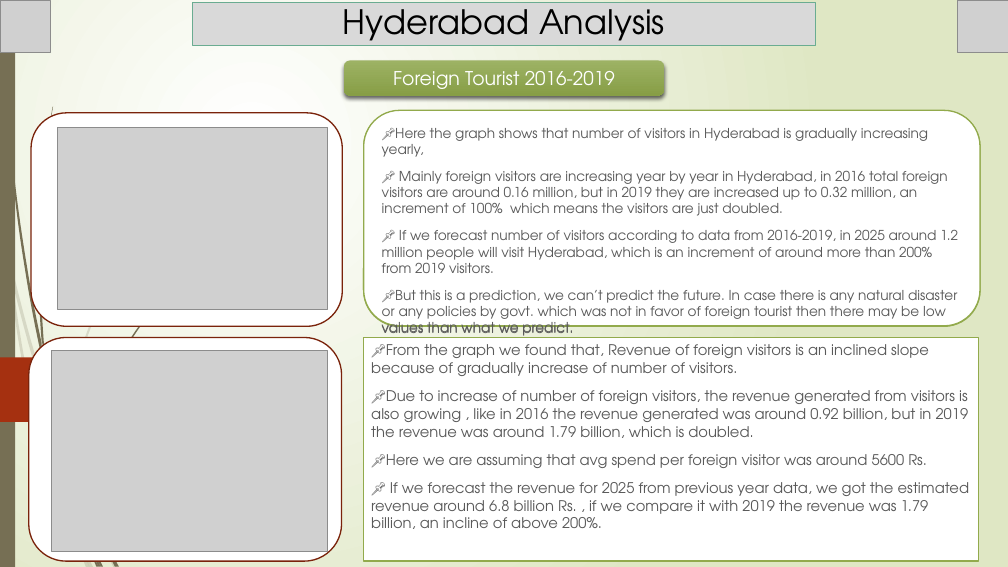
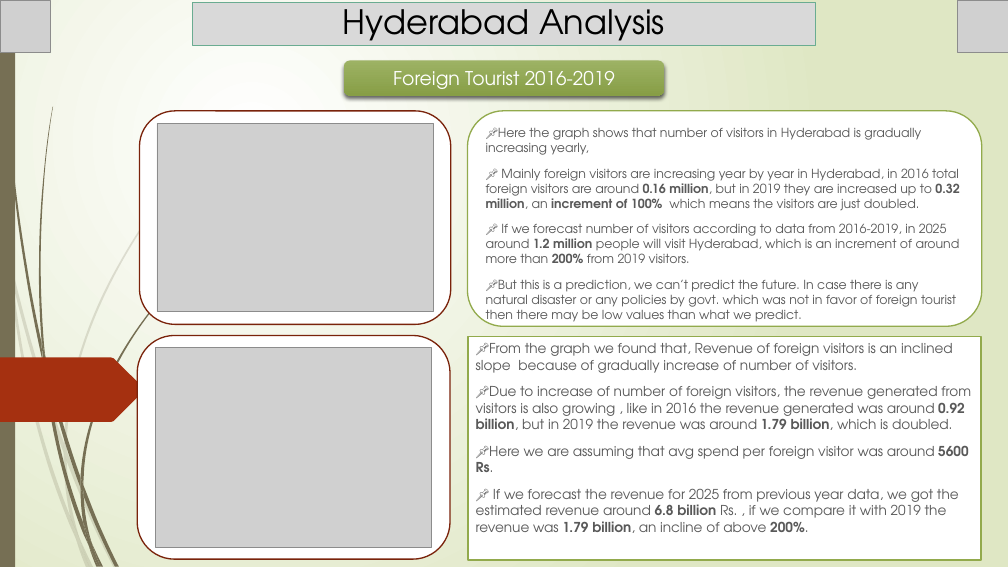
Before and after one commit to Kartik-Lohar/Telangana_Tourism, a slide deck: slide 9 of Tourism Challenge by Codebasics.pptx. Drawn at 1008x567 pixels with LibreOffice and Linux fonts; fonts in the diff are those of the drawing; grey boxes stand for pictures. Boxes give left, top, right and bottom in pixels: in the first picture for what was removed or moved away, otherwise in the second. Text is boxed around its words. In the diff, an @@ line names an element or a change of style, - is before the commit and + after.

```diff
--- a/Tourism Challenge by Codebasics.pptx
+++ b/Tourism Challenge by Codebasics.pptx
@@ rounded rectangle: place and size @@
-rounded rectangle at [31, 113, 343, 326]
+rounded rectangle at [140, 111, 451, 324]
@@ rounded rectangle removed at [364, 111, 980, 327] @@
-📌Here the graph shows that number of visitors in Hyderabad is gradually increasing yearly,
-📌 Mainly foreign visitors are increasing year by year in Hyderabad, in 2016 total foreign visitors are around 0.16 million, but in 2019 they are increased up to 0.32 million, an increment of 100% which means the visitors are just doubled.
-📌 If we forecast number of visitors according to data from 2016-2019, in 2025 around 1.2 million people will visit Hyderabad, which is an increment of around more than 200% from 2019 visitors.
-📌But this is a prediction, we can’t predict the future. In case there is any natural disaster or any policies by govt. which was not in favor of foreign tourist then there may be low values than what we predict.
@@ rounded rectangle "📌Here the graph shows that ...": place and size @@
-rounded rectangle "📌Here the graph shows that ..." at [364, 110, 980, 326]
+rounded rectangle "📌Here the graph shows that ..." at [467, 111, 982, 327]
@@ rounded rectangle "📌Here the graph shows that ..." at [467, 111, 982, 327]: size 12.9 to 11.9 pt; bold on in "0.16 million, 0.32 million, increment of 100%", "1.2 million 200%" @@
@@ picture removed at [57, 127, 327, 309] @@
@@ picture added at [157, 123, 434, 312] @@
@@ picture removed at [51, 351, 327, 551] @@
@@ rounded rectangle: place and size @@
-rounded rectangle at [29, 337, 342, 561]
+rounded rectangle at [138, 336, 451, 560]
@@ picture added at [156, 347, 432, 547] @@
@@ subtitle "📌From the graph we found ...": place and size @@
-subtitle "📌From the graph we found ..." at [364, 337, 979, 561]
+subtitle "📌From the graph we found ..." at [468, 337, 982, 560]
@@ subtitle "📌From the graph we found ..." at [468, 337, 982, 560]: size 14 to 12.9 pt; bold on in "0.92 billion, 1.79 billion,", "5600 Rs.", "6.8 billion 1.79 billion, 200%." @@
@@ freeform shape added at [64, 443, 67, 461], fill #766F54 at 20% opacity @@
@@ freeform shape added at [64, 453, 79, 538], fill #766F54 at 20% opacity @@
@@ group added at [42, 340, 91, 546]: 5 freeform shapes @@
```
Also in this commit, not shown: 14 other slides changed, 1 slide added, 1 other file.
